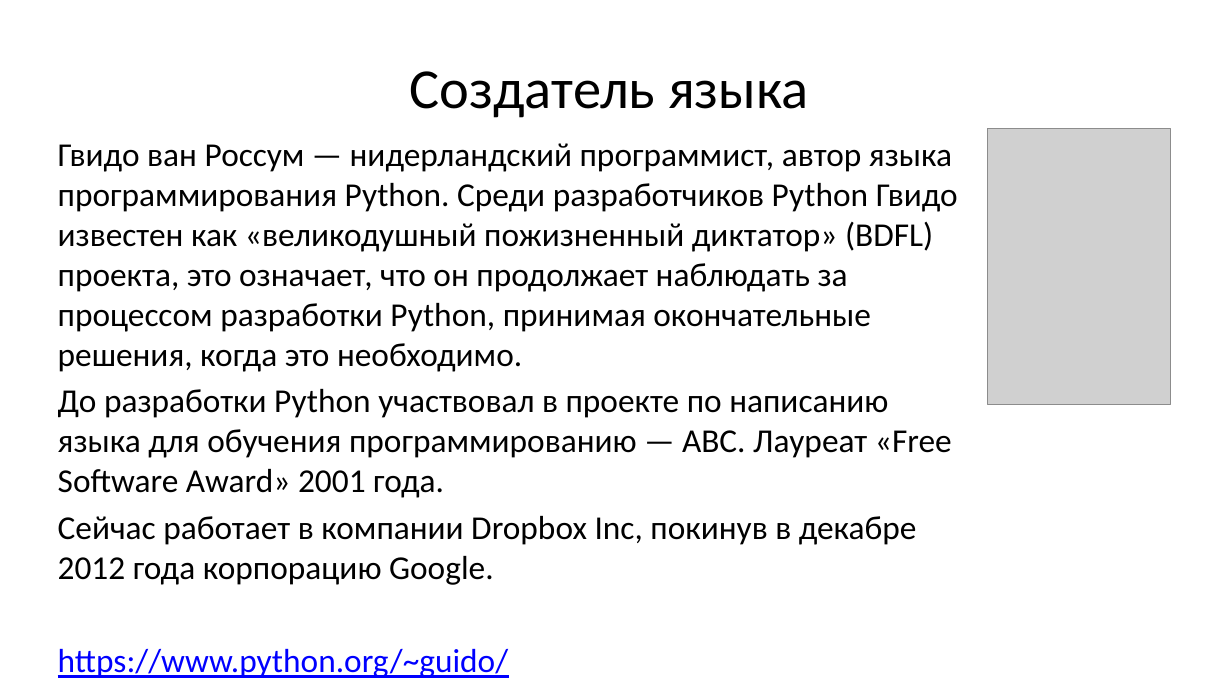
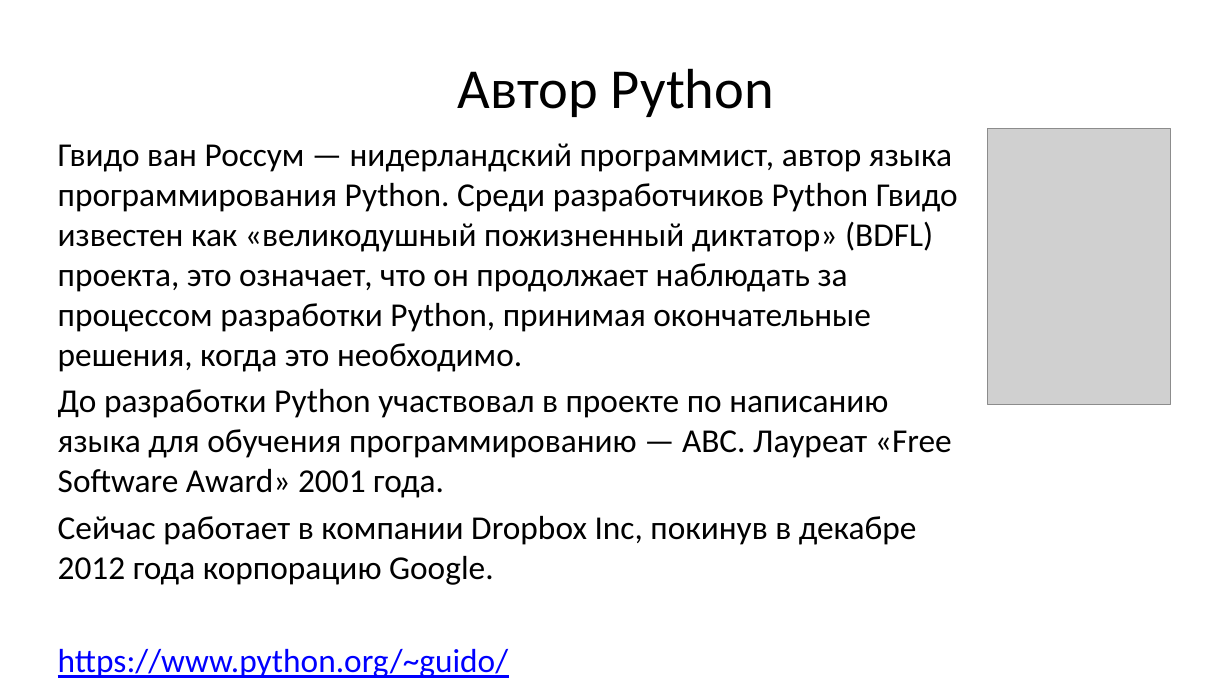
Before and after one commit to maxchv/LearnPython, a slide deck: slide 8 of webminar.pptx. Drawn at 1232x693 pixels with LibreOffice and Linux fonts; fonts in the diff are those of the drawing; grey boxes stand for pictures. Boxes give left, top, right and bottom in pixels: in the first picture for what was removed or moved away, otherwise in the second. Text is boxed around its words. In the diff, an @@ line names an element or a change of style, - is before the commit and + after.

```diff
--- a/webminar.pptx
+++ b/webminar.pptx
@@ title at box(458, 68, 774, 117): text changed @@
-Создатель языка
+Автор Python
```
Also in this commit, not shown: 8 other slides changed, 5 slides added, 1 slide removed.
